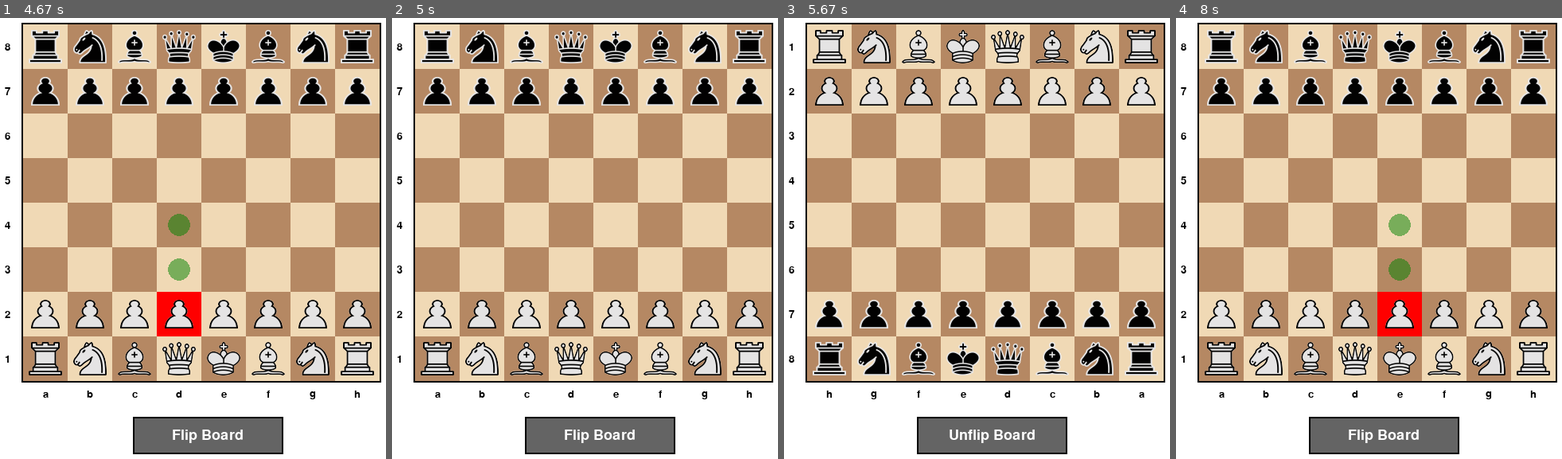
Above: before the commit, frames 1-4 (left to right).
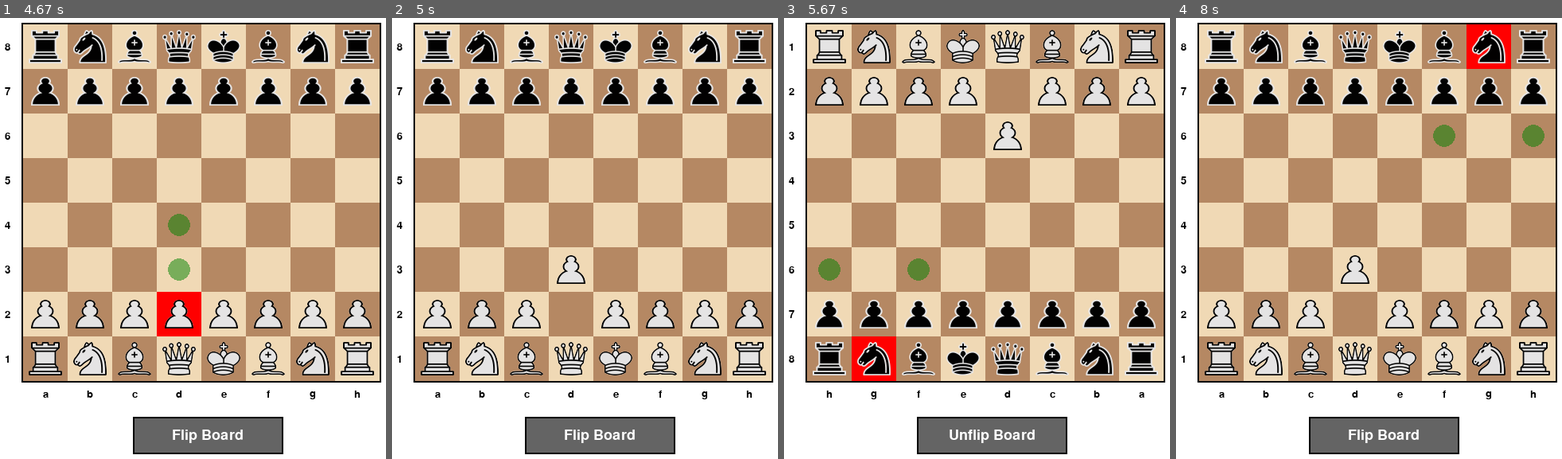
Above: after the commit, the same moments.

Repository: copperfishgh/testy
Game: pygame game, started from main.py
Same seed, same stepped clock (60 frames per second), same inputs: the game is played once before the commit and once after it.
Inputs (mouse positions are in pixels of both pictures, inside the frame that each line leads up to):
- Up to frame 1 (4.67 s): click (208, 229) at 0.38 s; click (135, 339) at 0.72 s; click (96, 375) at 1.05 s; click (61, 339) at 1.38 s; click (65, 375) at 1.72 s; click (100, 339) at 2.62 s; tap F at 3.47 s; click "Unflip Board" at 3.85 s; click (308, 229) at 4.18 s; click (173, 326) at 4.52 s
- Up to frame 2 (5 s): click (550, 278) at 4.85 s
- Up to frame 3 (5.67 s): click "Flip Board" at 5.18 s; click (884, 379) at 5.52 s
- Up to frame 4 (8 s): click (1299, 53) at 6.42 s; click (1384, 57) at 6.75 s; tap F at 7.1 s; click (1314, 361) at 7.42 s; click (1388, 300) at 7.75 s

Frame 1 is identical in both runs. In frame 2, 0.6% of the frame differs, in the area x 42-51%, y 53-71%; in frame 3, 1.8%; in frame 4, 3.1%, in the area x 42-96%, y 1-73%.

Commit message:
pieces are moving!

Diff:
--- a/chess_board.py
+++ b/chess_board.py
@@ -441,6 +441,72 @@
 
         return moves
 
+    def make_move(self, from_row: int, from_col: int, to_row: int, to_col: int) -> bool:
+        """Execute a move if it's legal. Returns True if move was successful."""
+        # Validate the move is in the list of possible moves
+        possible_moves = self.get_possible_moves(from_row, from_col)
+        if (to_row, to_col) not in possible_moves:
+            return False
+
+        # Get the piece to move
+        piece = self.get_piece(from_row, from_col)
+        if not piece:
+            return False
+
+        # Verify it's the correct player's turn
+        if piece.color != self.current_turn:
+            return False
+
+        # Store captured piece for move history
+        captured_piece = self.get_piece(to_row, to_col)
+
+        # Execute the move
+        self.set_piece(to_row, to_col, piece)
+        self.set_piece(from_row, from_col, None)
+
+        # Mark piece as moved (important for castling and pawn double moves)
+        piece.has_moved = True
+
+        # Handle special pawn moves
+        if piece.type == PieceType.PAWN:
+            # Check for double move to set en passant target
+            if abs(to_row - from_row) == 2:
+                self.en_passant_target = (from_row + (to_row - from_row) // 2, to_col)
+            else:
+                self.en_passant_target = None
+
+            # Handle en passant capture
+            if captured_piece is None and abs(to_col - from_col) == 1:
+                # This is an en passant capture, remove the captured pawn
+                captured_pawn_row = from_row
+                self.set_piece(captured_pawn_row, to_col, None)
+        else:
+            self.en_passant_target = None
+
+        # Update move counters
+        if captured_piece or piece.type == PieceType.PAWN:
+            self.halfmove_clock = 0
+        else:
+            self.halfmove_clock += 1
+
+        # Switch turns
+        self.current_turn = Color.BLACK if self.current_turn == Color.WHITE else Color.WHITE
+
+        if self.current_turn == Color.WHITE:
+            self.fullmove_number += 1
+
+        # Create and store move in history
+        move = Move(
+            from_square=(from_row, from_col),
+            to_square=(to_row, to_col),
+            piece=piece,
+            captured_piece=captured_piece,
+            move_number=self.fullmove_number
+        )
+        self.move_history.append(move)
+
+        return True
+
 # Example usage and testing
 if __name__ == "__main__":
     # Create a new board state
--- a/main.py
+++ b/main.py
@@ -86,10 +86,17 @@
                     else:
                         # Try to move the piece
                         if square in possible_moves:
-                            # TODO: Implement actual move logic
-                            print(f"Move from {selected_square} to {square}")
-                            selected_square = None
-                            possible_moves = []
+                            # Execute the move
+                            move_successful = chess_board.make_move(
+                                selected_square[0], selected_square[1],
+                                square[0], square[1]
+                            )
+                            if move_successful:
+                                print(f"Move from {selected_square} to {square}")
+                                selected_square = None
+                                possible_moves = []
+                            else:
+                                print("Move failed!")  # This shouldn't happen if move validation works
                         elif square == selected_square:
                             # Deselect
                             selected_square = None
